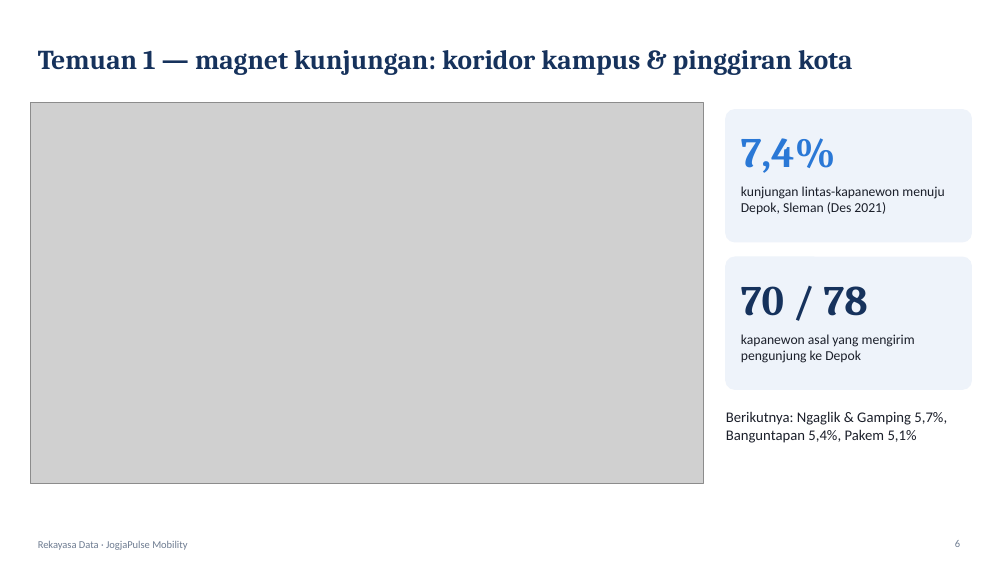
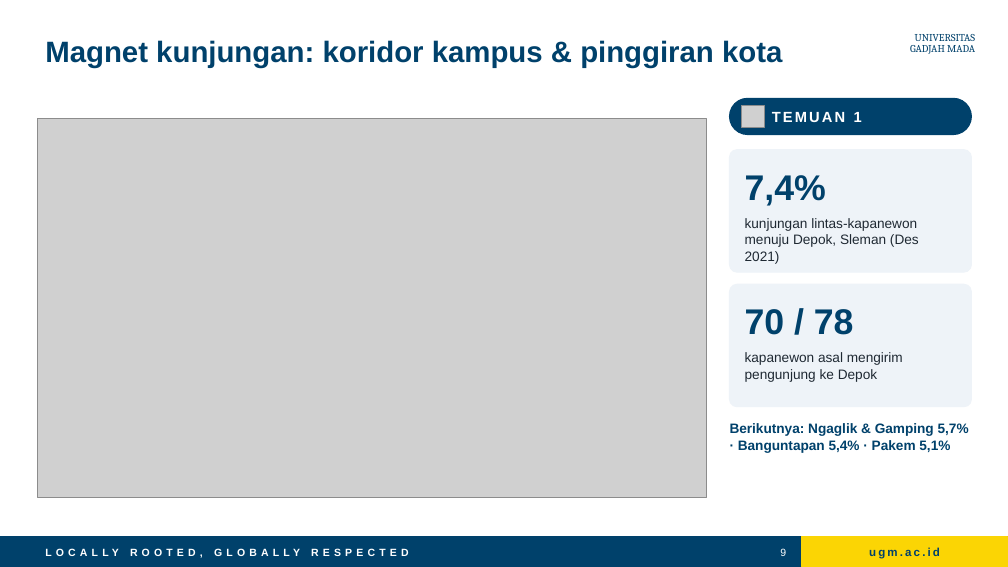
Before and after one commit to ReyMindThink/jogjapulse-mobility, a slide deck: slide 9 of docs/jogjapulse_presentasi.pptx (slide 6 before the commit). Drawn at 1008x567 pixels with LibreOffice and Linux fonts; fonts in the diff are those of the drawing; grey boxes stand for pictures. Boxes give left, top, right and bottom in pixels: in the first picture for what was removed or moved away, otherwise in the second. Text is boxed around its words. In the diff, an @@ line names an element or a change of style, - is before the commit and + after.

```diff
--- a/docs/jogjapulse_presentasi.pptx
+++ b/docs/jogjapulse_presentasi.pptx
@@ title at bbox=[45, 40, 782, 68]: text changed; size 26 to 28 pt; font Cambria to Arial; text colour #16325C to #00416B @@
-Temuan 1 — magnet kunjungan: koridor kampus & pinggiran kota
+Magnet kunjungan: koridor kampus & pinggiran kota
@@ text added at bbox=[910, 34, 976, 54], 10 pt, text #00416B @@
+UNIVERSITAS
+GADJAH MADA
@@ picture: place and size @@
-picture at bbox=[30, 102, 703, 483]
+picture at bbox=[38, 119, 707, 498]
@@ rounded rectangle added at bbox=[730, 98, 972, 135], fill #00416B, outline #00416B 1 pt @@
@@ picture added at bbox=[742, 105, 765, 128] @@
@@ text added at bbox=[772, 112, 862, 122], 14 pt, text #FFFFFF, bold @@
+TEMUAN 1
@@ rounded rectangle at bbox=[730, 150, 972, 272]: fill #EEF3FA to #EEF3F8; outline #EEF3FA 1 pt to #EEF3F8 1 pt; proportions changed @@
@@ rounded rectangle: place and size @@
-rounded rectangle at bbox=[726, 110, 972, 242]
+rounded rectangle at bbox=[730, 150, 972, 272]
@@ text "7,4%": place and size @@
-text "7,4%" at bbox=[741, 138, 836, 173]
+text "7,4%" at bbox=[745, 175, 826, 206]
@@ text "7,4%" at bbox=[745, 175, 826, 206]: size 40 to 34 pt, font Cambria to Arial, text colour #2A78D6 to #00416B @@
@@ text "kunjungan lintas-kapanewon menuju Depok, Sleman ...": place and size @@
-text "kunjungan lintas-kapanewon menuju Depok, Sleman ..." at bbox=[741, 186, 944, 215]
+text "kunjungan lintas-kapanewon menuju Depok, Sleman ..." at bbox=[745, 218, 919, 264]
@@ text "kunjungan lintas-kapanewon menuju Depok, Sleman ..." at bbox=[745, 218, 919, 264]: font Calibri to Arial, text colour #1B1F2A to #1F2933 @@
@@ rounded rectangle: place and size @@
-rounded rectangle at bbox=[726, 257, 972, 389]
+rounded rectangle at bbox=[730, 284, 972, 407]
@@ rounded rectangle at bbox=[730, 284, 972, 407]: fill #EEF3FA to #EEF3F8; outline #EEF3FA 1 pt to #EEF3F8 1 pt; proportions changed @@
@@ text "70 / 78": place and size @@
-text "70 / 78" at bbox=[741, 286, 868, 316]
+text "70 / 78" at bbox=[745, 309, 854, 335]
@@ text "70 / 78" at bbox=[745, 309, 854, 335]: size 40 to 34 pt, font Cambria to Arial, text colour #16325C to #00416B @@
@@ text at bbox=[745, 352, 903, 382]: text changed; font Calibri to Arial; text colour #1B1F2A to #1F2933 @@
-kapanewon asal yang mengirim pengunjung ke Depok
+kapanewon asal mengirim pengunjung ke Depok
@@ text at bbox=[730, 423, 969, 453]: text changed; size 14 to 13 pt; font Calibri to Arial; text colour #1B1F2A to #00416B; bold on @@
-Berikutnya: Ngaglik & Gamping 5,7%, Banguntapan 5,4%, Pakem 5,1%
+Berikutnya: Ngaglik & Gamping 5,7% · Banguntapan 5,4% · Pakem 5,1%
@@ rectangle added at bbox=[0, 537, 1008, 567], fill #00416B, outline #00416B 1 pt @@
@@ rectangle added at bbox=[802, 537, 1008, 567], fill #FBD504, outline #FBD504 1 pt @@
@@ text removed at bbox=[38, 541, 187, 550] @@
-Rekayasa Data · JogjaPulse Mobility
@@ text added at bbox=[130, 548, 409, 558], 10 pt, text #FFFFFF, bold @@
+LOCALLY ROOTED, GLOBALLY RESPECTED
@@ page number added at bbox=[780, 548, 786, 556], 10 pt, text #FFFFFF @@
+9
@@ text added at bbox=[869, 547, 940, 559], 11 pt, text #00416B, bold @@
+ugm.ac.id
@@ page number removed at bbox=[955, 540, 960, 547] @@
-6
```
Also in this commit, not shown: 8 other slides changed, 4 slides added, 1 slide removed, 9 other files.
